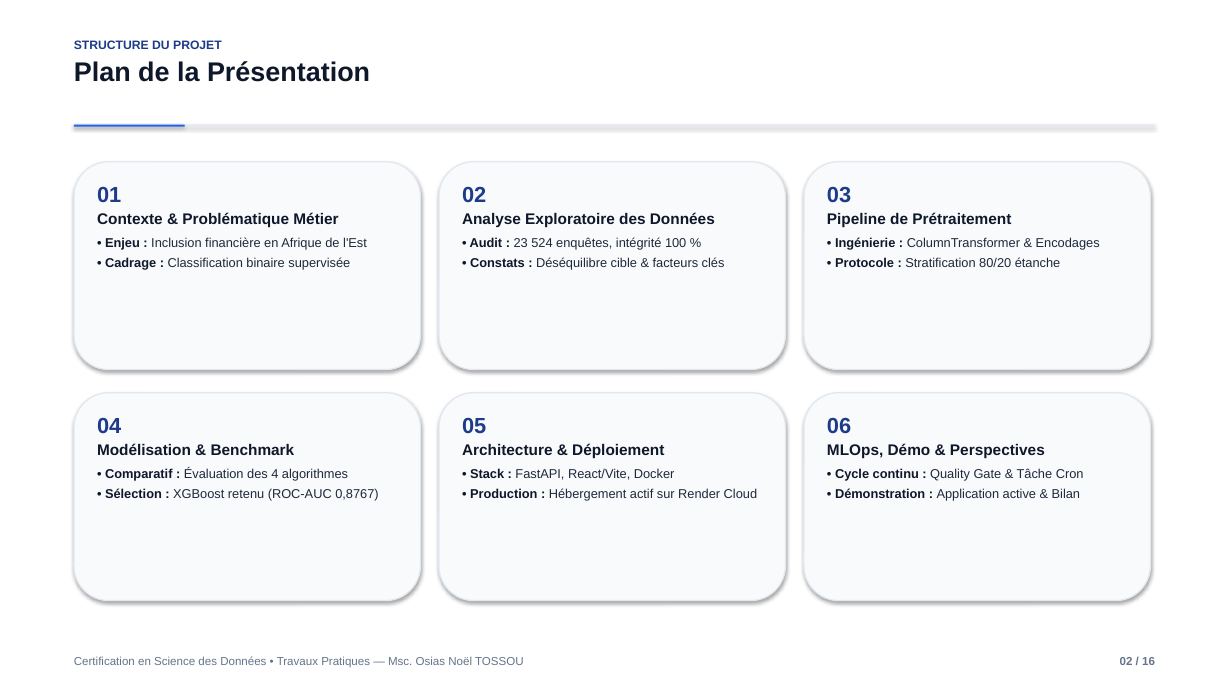
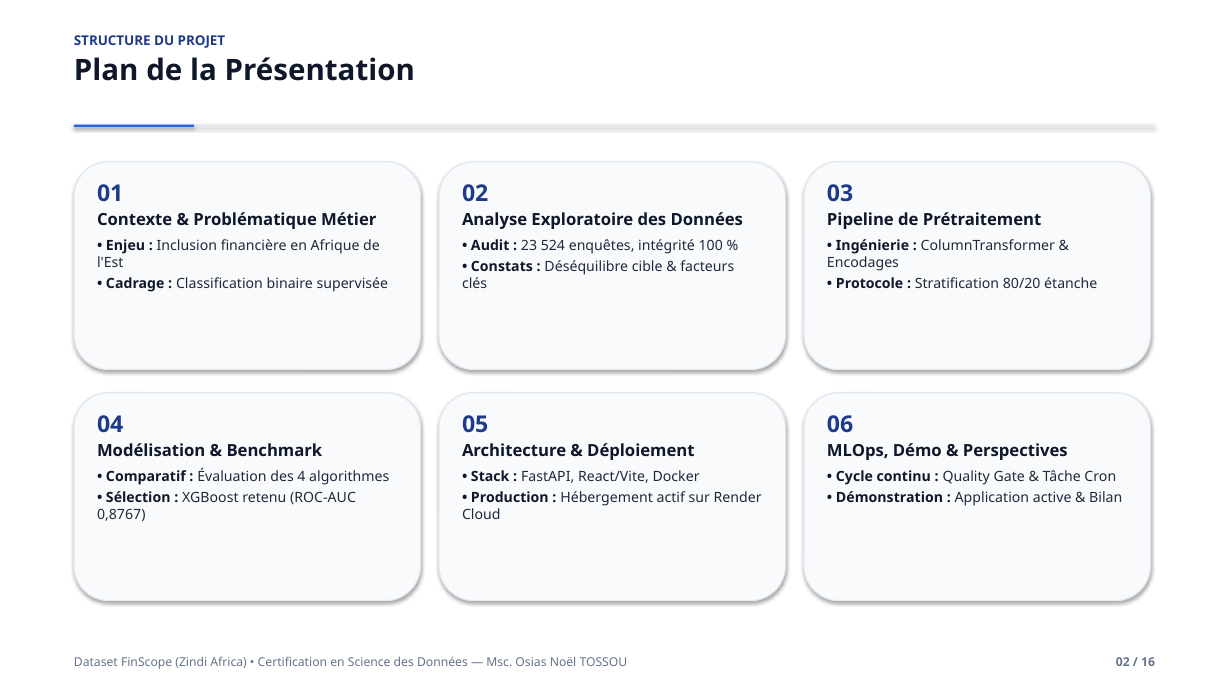
Before and after one commit to OLOUNLAD/Financial-inclusion-africa, a slide deck: slide 2 of Presentation_Soutenance.pptx. Drawn at 1232x693 pixels with LibreOffice and Linux fonts; fonts in the diff are those of the drawing. Boxes give left, top, right and bottom in pixels: in the first picture for what was removed or moved away, otherwise in the second. Text is boxed around its words. In the diff, an @@ line names an element or a change of style, - is before the commit and + after.

Commit message:
Redesign defense slides: highlight FinScope dataset, enlarge typography to 13pt, and balance card proportions

```diff
--- a/Presentation_Soutenance.pptx
+++ b/Presentation_Soutenance.pptx
@@ text "STRUCTURE DU PROJET" at (x1=74, y1=35, x2=415, y2=81): size 9.5 to 10.5 pt in "STRUCTURE DU PROJET"; font Arial to Noto Sans; size 21 to 23 pt in "Plan de la Présentation" @@
@@ rectangle resized from (x1=74, y1=125, x2=185, y2=127) to (x1=74, y1=125, x2=194, y2=128) @@
@@ text "01" at (x1=97, y1=184, x2=389, y2=292): size 17 to 18 pt in "01"; font Arial to Noto Sans; size 12 to 13 pt in "Contexte & Problématique Métier"; size 10 to 11 pt in "• Enjeu : Inclusion financière en Afrique ...", "• Cadrage : Classification binaire supervisée" @@
@@ text "02" at (x1=462, y1=184, x2=734, y2=288): size 17 to 18 pt in "02"; font Arial to Noto Sans; size 12 to 13 pt in "Analyse Exploratoire des Données"; size 10 to 11 pt in "• Audit : 23 524 enquêtes, intégrité ...", "• Constats : Déséquilibre cible & facteurs ..." @@
@@ text "03" at (x1=827, y1=184, x2=1097, y2=288): size 17 to 18 pt in "03"; font Arial to Noto Sans; size 12 to 13 pt in "Pipeline de Prétraitement"; size 10 to 11 pt in "• Ingénierie : ColumnTransformer & Encodages", "• Protocole : Stratification 80/20 étanche" @@
@@ text "04" at (x1=97, y1=415, x2=389, y2=522): size 17 to 18 pt in "04"; font Arial to Noto Sans; size 12 to 13 pt in "Modélisation & Benchmark"; size 10 to 11 pt in "• Comparatif : Évaluation des 4 algorithmes", "• Sélection : XGBoost retenu (ROC-AUC 0,8767)" @@
@@ text "05" at (x1=462, y1=415, x2=762, y2=519): size 17 to 18 pt in "05"; font Arial to Noto Sans; size 12 to 13 pt in "Architecture & Déploiement"; size 10 to 11 pt in "• Stack : FastAPI, React/Vite, Docker", "• Production : Hébergement actif sur Render ..." @@
@@ text "06" at (x1=827, y1=415, x2=1122, y2=506): size 17 to 18 pt in "06"; font Arial to Noto Sans; size 12 to 13 pt in "MLOps, Démo & Perspectives"; size 10 to 11 pt in "• Cycle continu : Quality Gate & ...", "• Démonstration : Application active & Bilan" @@
@@ text at (x1=74, y1=656, x2=628, y2=669): text changed; size 9 to 9.5 pt; font Arial to Noto Sans @@
-Certification en Science des Données • Travaux Pratiques — Msc. Osias Noël TOSSOU
+Dataset FinScope (Zindi Africa) • Certification en Science des Données — Msc. Osias Noël TOSSOU
@@ text "02 / 16" at (x1=1116, y1=657, x2=1155, y2=666): size 9 to 9.5 pt, font Arial to Noto Sans @@
```
Also in this commit, not shown: 15 other slides changed, 2 other files.
